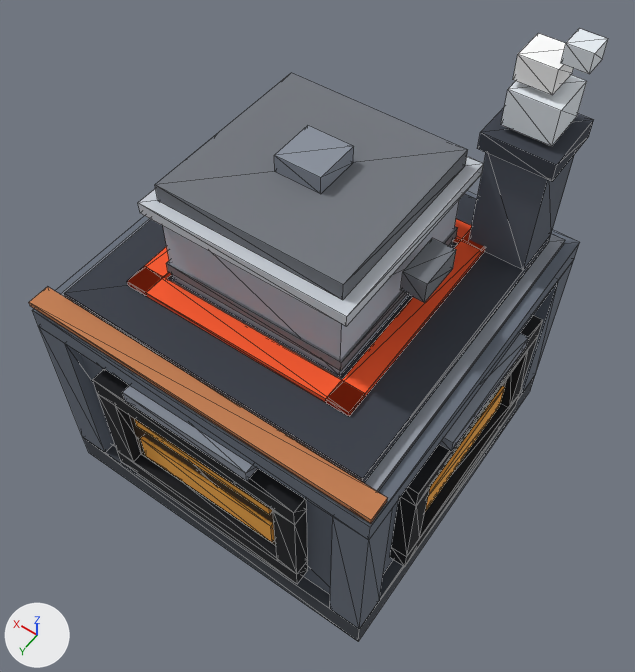
An edit to the glTF model assets/models/kitchen.glb, drawn before and after from the same camera.
One viewpoint serves both versions: a 50 mm lens placed at (-0.382, 1.722, 2.364), pointed at (0.427, 0.589, 0.582). Every picture has the same lights, and +X, +Y and +Z are marked at lower left. The first picture is the older version. Mesh edges are drawn as thin lines.

Objects in the first picture: 'body.046', 'lid', 'steam', 'tier.021'.
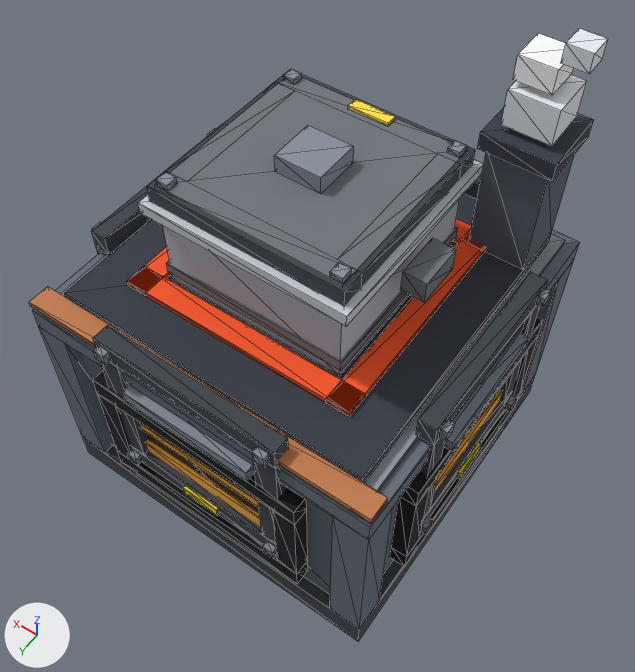
Location of each change, (x1, y1, x2, y2) in pixels of the pictures (635 x 672 px):
'link_y+.031', added: after (93, 326, 288, 558)
    faces in mat_case_dark (dark grey #42474f): (93, 326, 288, 555)
    faces in mat_steel (grey #8a919d): (93, 346, 277, 558)
    faces in mat_glow_energy (yellow #ffe14a): (183, 485, 219, 515)
'link_z+.029', added: after (147, 69, 475, 306)
    faces in mat_case_dark (dark grey #42474f): (147, 69, 475, 306)
    faces in mat_steel (grey #8a919d): (156, 69, 467, 283)
    faces in mat_glow_energy (yellow #ffe14a): (348, 99, 395, 126)
'link_x-.031', added: after (416, 272, 551, 534)
    faces in mat_case_dark (dark grey #42474f): (416, 272, 548, 521)
    faces in mat_steel (grey #8a919d): (421, 288, 551, 534)
    faces in mat_glow_energy (yellow #ffe14a): (456, 442, 481, 479)
'link_x+.031', added: after (91, 125, 221, 256)
    faces in mat_case_dark (dark grey #42474f): (91, 125, 221, 256)
'link_y-.031', added (mostly hidden): after (464, 174, 482, 199)

Patch to the scene script:
```diff
--- a/assets/models/kitchen.glb.py
+++ b/assets/models/kitchen.glb.py
@@ mat_glow_energy @@
+mat_glow_energy = principled_material('glow_energy')
+mat_glow_energy.base_color = (1.0, 0.753, 0.0685)  # yellow #ffe14a
+mat_glow_energy.roughness = 1.0
@@ me_kitchen_link_z @@
+me_kitchen_link_z.from_pydata(...)  # 64 vertices, 108 faces; spans x 0.238..0.762, y 0.238..0.762, z 0.991..1.061
+# faces by material slot: [48, 48, 12]
+me_kitchen_link_z.materials.append(mat_case_dark)  # dark grey #42474f
+me_kitchen_link_z.materials.append(mat_steel)  # grey #8a919d
+me_kitchen_link_z.materials.append(mat_glow_energy)  # yellow #ffe14a
@@ me_kitchen_link_y_1 @@
+me_kitchen_link_y_1.from_pydata(...)  # 72 vertices, 108 faces; spans x 0.238..0.763, y -0.028..0.038, z 0.238..0.762
+# faces by material slot: [48, 48, 12]
+me_kitchen_link_y_1.materials.append(mat_case_dark)  # dark grey #42474f
+me_kitchen_link_y_1.materials.append(mat_steel)  # grey #8a919d
+me_kitchen_link_y_1.materials.append(mat_glow_energy)  # yellow #ffe14a
@@ me_kitchen_link_y @@
+me_kitchen_link_y.from_pydata(...)  # 64 vertices, 108 faces; spans x 0.238..0.762, y 0.962..1.028, z 0.238..0.762
+# faces by material slot: [48, 48, 12]
+me_kitchen_link_y.materials.append(mat_case_dark)  # dark grey #42474f
+me_kitchen_link_y.materials.append(mat_steel)  # grey #8a919d
+me_kitchen_link_y.materials.append(mat_glow_energy)  # yellow #ffe14a
@@ me_kitchen_link_x_1 @@
+me_kitchen_link_x_1.from_pydata(...)  # 68 vertices, 108 faces; spans x -0.028..0.038, y 0.238..0.762, z 0.238..0.762
+# faces by material slot: [48, 48, 12]
+me_kitchen_link_x_1.materials.append(mat_case_dark)  # dark grey #42474f
+me_kitchen_link_x_1.materials.append(mat_steel)  # grey #8a919d
+me_kitchen_link_x_1.materials.append(mat_glow_energy)  # yellow #ffe14a
@@ me_kitchen_link_x @@
+me_kitchen_link_x.from_pydata(...)  # 64 vertices, 108 faces; spans x 0.962..1.028, y 0.238..0.762, z 0.238..0.762
+# faces by material slot: [48, 48, 12]
+me_kitchen_link_x.materials.append(mat_case_dark)  # dark grey #42474f
+me_kitchen_link_x.materials.append(mat_steel)  # grey #8a919d
+me_kitchen_link_x.materials.append(mat_glow_energy)  # yellow #ffe14a
@@ ob_link_z__029 @@
+ob_link_z__029 = bpy.data.objects.new('link_z+.029', me_kitchen_link_z)
+ob_link_z__029.location = (0.0, 0.0, 0.0)
@@ ob_link_y__031_1 @@
+ob_link_y__031_1 = bpy.data.objects.new('link_y-.031', me_kitchen_link_y_1)
+ob_link_y__031_1.location = (0.0, 0.0, 0.0)
@@ ob_link_y__031 @@
+ob_link_y__031 = bpy.data.objects.new('link_y+.031', me_kitchen_link_y)
+ob_link_y__031.location = (0.0, 0.0, 0.0)
@@ ob_link_x__031_1 @@
+ob_link_x__031_1 = bpy.data.objects.new('link_x-.031', me_kitchen_link_x_1)
+ob_link_x__031_1.location = (0.0, 0.0, 0.0)
@@ ob_link_x__031 @@
+ob_link_x__031 = bpy.data.objects.new('link_x+.031', me_kitchen_link_x)
+ob_link_x__031.location = (0.0, 0.0, 0.0)
```
